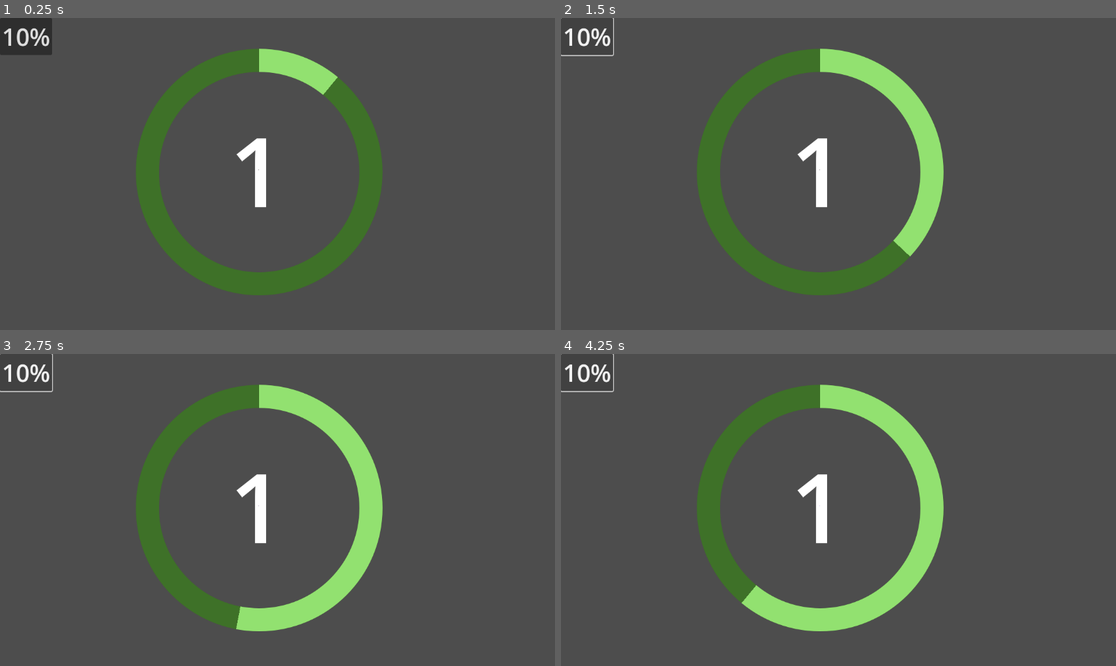
Above: before the commit, frames 1-4 (two rows, left to right).
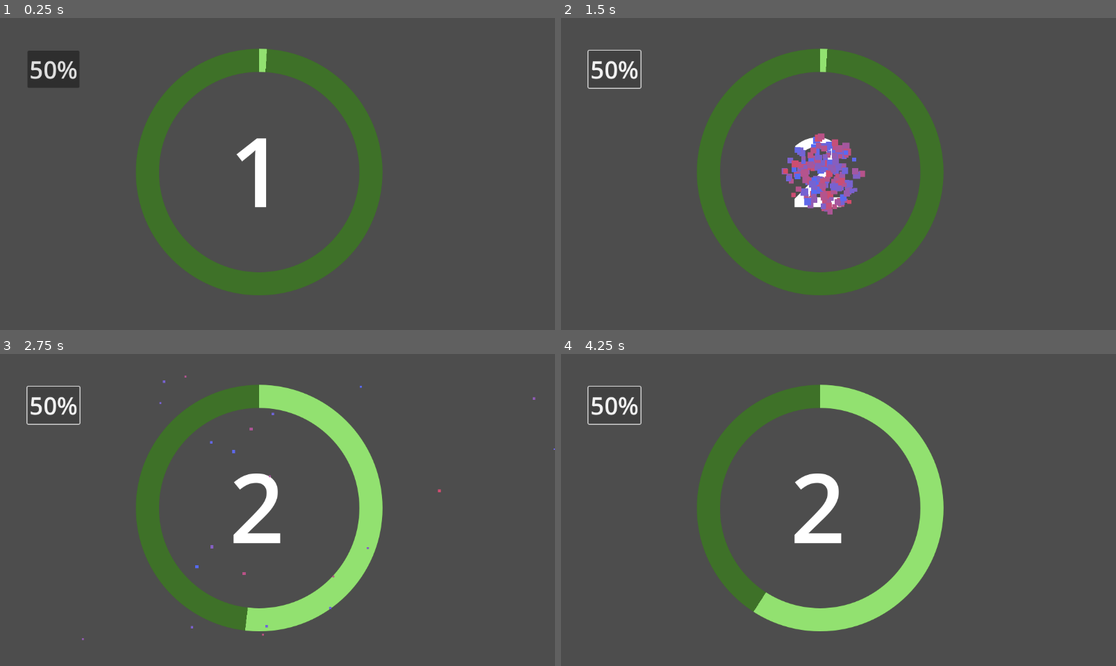
Above: after the commit, the same moments.

Repository: anajualmeida/atividades
Game: Godot game, scene res://atividade_18/progress_bar.tscn
Two runs of this game, one before a commit and one after it. Both use one fixed random seed, a clock stepped at 60 frames per second and the inputs below. The project has no main scene, so this scene is started directly.
Inputs:
- Up to frame 1 (0.25 s): no input
- Up to frame 2 (1.5 s): click "10%" (after the commit: "50%") at 0.5 s; click "10%" (after the commit: "50%") at 1.25 s
- Up to frame 3 (2.75 s): click "10%" (after the commit: "50%") at 2 s
- Up to frame 4 (4.25 s): no input

The runs differ from the first frame. In frame 1, 2.9% of the frame differs, in the area x 0-61%, y 0-49%; in frame 2, 6.3%, in the area x 0-69%, y 0-77%; in frame 3, 1.8%; in frame 4, 1.8%.

Commit message:
atividade_22

Diff:
--- a/entregas/atividade_18/progress_bar.gd
+++ b/entregas/atividade_18/progress_bar.gd
@@ -1,11 +1,13 @@
 extends Control
 func _on_timer_timeout() -> void:
 	$TextureProgressBar.value +=1
+
 func _on_button_pressed() -> void:
-	$TextureProgressBar.value +=10
+	$TextureProgressBar.value +=50
+
 func _on_texture_progress_bar_value_changed(value: float) -> void:
 	if value >= $TextureProgressBar.max_value:
-		$TextureProgressBar.max_value = $TextureProgressBar.max_value * 1.2
+		$TextureProgressBar.max_value = $TextureProgressBar.max_value * 1.1
 		$TextureProgressBar/Label.text =str(int($TextureProgressBar/Label.text) + 1)
 		$TextureProgressBar.value = 0
 		$CPUParticles2D.emitting = true
--- a/entregas/atividade_18/progress_bar.tscn
+++ b/entregas/atividade_18/progress_bar.tscn
@@ -6,11 +6,15 @@
 
 [sub_resource type="Curve" id="Curve_gkd8x"]
 _limits = [-200.0, 200.0, 0.0, 1.0]
-_data = [Vector2(0, 150.562), 0.0, 0.0, 0, 0, Vector2(1, 1), 0.0, 0.0, 0, 0]
+_data = [Vector2(0, 141.573), 0.0, 0.0, 0, 0, Vector2(1, 11.236), 0.0, 0.0, 0, 0]
 point_count = 2
 
-[sub_resource type="Gradient" id="Gradient_rhd2i"]
-colors = PackedColorArray(0, 0, 0, 1, 0.738389, 0.565454, 0.951263, 1)
+[sub_resource type="Curve" id="Curve_rhd2i"]
+_data = [Vector2(0, 1), 0.0, 0.0, 0, 0, Vector2(1, 0.303371), 0.0, 0.0, 0, 0]
+point_count = 2
+
+[sub_resource type="Gradient" id="Gradient_0pem2"]
+colors = PackedColorArray(0.834699, 0.297111, 0.413359, 1, 0.329612, 0.419198, 0.966917, 1)
 
 [node name="ProgressBar" type="Control"]
 layout_mode = 3
@@ -30,7 +34,6 @@
 offset_left = 218.0
 offset_right = 858.0
 offset_bottom = 640.0
-value = 10.0
 fill_mode = 4
 texture_under = ExtResource("3_rhd2i")
 texture_progress = ExtResource("2_gkd8x")
@@ -43,21 +46,35 @@
 offset_bottom = 452.0
 theme_override_font_sizes/font_size = 200
 text = "1"
+horizontal_alignment = 1
+vertical_alignment = 1
 
 [node name="Button" type="Button" parent="."]
 layout_mode = 0
-offset_right = 8.0
-offset_bottom = 8.0
+offset_left = 57.0
+offset_top = 68.0
+offset_right = 165.0
+offset_bottom = 145.0
 theme_override_font_sizes/font_size = 50
-text = "10%"
+text = "50%"
 
 [node name="CPUParticles2D" type="CPUParticles2D" parent="."]
-position = Vector2(537, 316)
+position = Vector2(543, 325)
+emitting = false
 amount = 200
+lifetime = 2.0
+one_shot = true
+explosiveness = 1.0
+spread = 180.0
 gravity = Vector2(0, 0)
-linear_accel_curve = SubResource("Curve_gkd8x")
-scale_amount_min = 0.3
-color_ramp = SubResource("Gradient_rhd2i")
+initial_velocity_min = 30.0
+initial_velocity_max = 100.0
+radial_accel_max = 25.0
+radial_accel_curve = SubResource("Curve_gkd8x")
+scale_amount_min = 8.0
+scale_amount_max = 16.0
+scale_amount_curve = SubResource("Curve_rhd2i")
+color_initial_ramp = SubResource("Gradient_0pem2")
 
 [connection signal="timeout" from="Timer" to="." method="_on_timer_timeout"]
 [connection signal="value_changed" from="TextureProgressBar" to="." method="_on_texture_progress_bar_value_changed"]
Not shown: 1 places in entregas/atividade_18/progress_bar.tscn that only renumber resources
